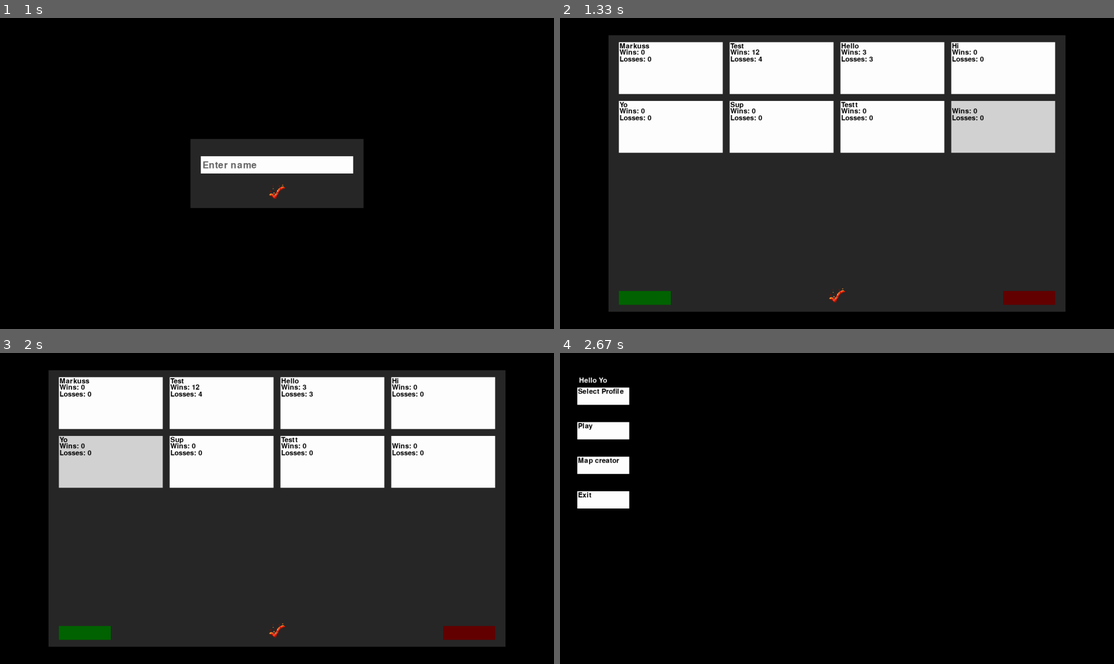
Above: before the commit, frames 1-4 (two rows, left to right).
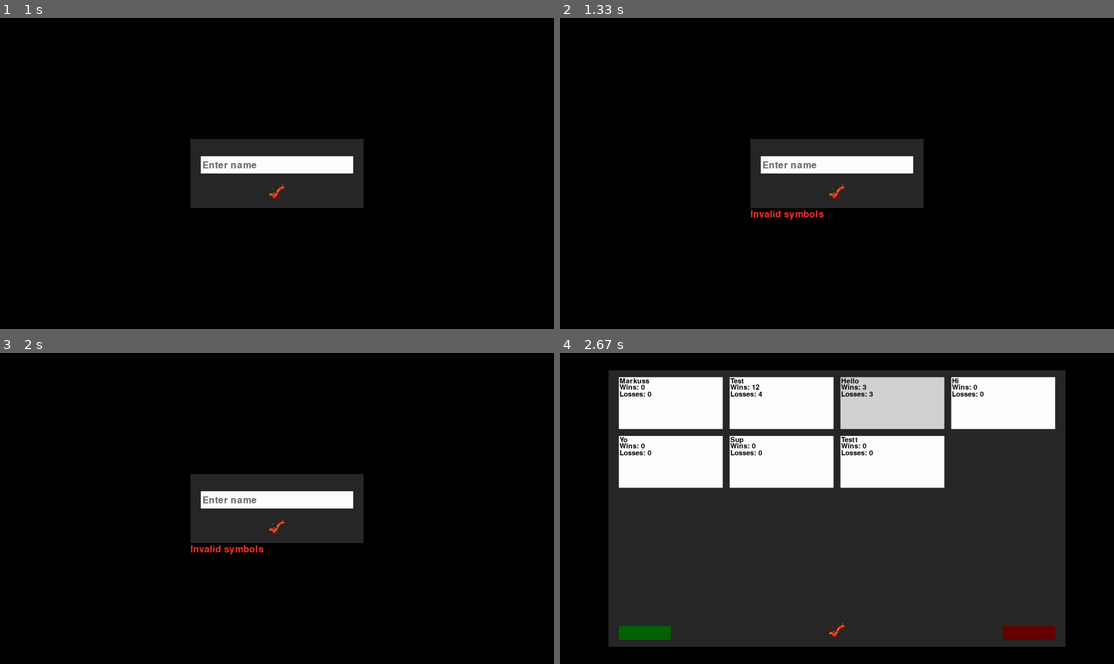
Above: after the commit, the same moments.

Repository: Markuss2b/td
Game: pygame game, started from main.py
The game is run twice, just before and just after one commit, with the same random seed, the same clock (stepped at 60 frames per second) and the same inputs.
Inputs (mouse positions are in pixels of both pictures, inside the frame that each line leads up to):
- Up to frame 1 (1 s): click "Select Profile" at 0.38 s; click (83, 297) at 0.72 s
- Up to frame 2 (1.33 s): click (837, 192) at 1.05 s
- Up to frame 3 (2 s): click (277, 499) at 1.38 s, where only the run after the commit has a clickable "Enter name"; click (105, 461) at 1.72 s
- Up to frame 4 (2.67 s): tap Esc at 2 s; click (848, 402) at 2.38 s

Frame 1 is identical in both runs. In frame 2, 69% of the frame differs, in the area x 8-92%, y 5-95%; in frame 3, 69%; in frame 4, 74%, in the area x 3-92%, y 5-95%.

Commit message:
Added flipping pages for Obstacles, Tiles. Limited amount of Profiles, Added error messages for Profile creation, Fixed Obstacle and Profile menus

Diff:
--- a/td_map_creator.py
+++ b/td_map_creator.py
@@ -61,6 +61,8 @@
         self.selected_style = "Red"
 
         self.grid = False
+
+        self.page = 1
 
         self.font = pygame.font.SysFont(None, 20)
 
@@ -211,6 +213,7 @@
                         self.load_map_menu = False
                         self.load_tile_menu = False
                         self.load_obstacle_menu = False
+                        self.page = 1
 
                         # Without this click would stay TRUE (if clicked on anything) and would click on anything hovered after closing the POP-UP
                         self.click = False
@@ -549,21 +552,30 @@
         base_x = tile_menu_left + 20
         base_y = tile_menu_top + 20
 
+        loop = 0
+
         for key in self.all_tile_types.keys():
-            for tile_type in self.all_tile_types.get(key):
-                tile_type_rect = pygame.Rect(base_x, base_y, self.tile_size, self.tile_size)
-
-                # Draws the tile type images
-                draw_img_on_rect(self.screen, f'images/Tiles/{key}/{tile_type}', base_x, base_y, self.tile_size, self.tile_size)
-
-                # Example = [[Rect, Type], [Rect, Type]]
-                all_tile_type_rect.append([tile_type_rect, tile_type])
-
-                base_x += self.tile_size + 20
-            base_y += self.tile_size + 20
-            base_x = tile_menu_left + 20
+
+            if loop+1 > self.page * 5:
+                break
+            elif loop+1 > (self.page - 1) * 5:
+                for tile_type in self.all_tile_types.get(key):
+                    tile_type_rect = pygame.Rect(base_x, base_y, self.tile_size, self.tile_size)
+
+                    # Draws the tile type images
+                    draw_img_on_rect(self.screen, f'images/Tiles/{key}/{tile_type}', base_x, base_y, self.tile_size, self.tile_size)
+
+                    # Example = [[Rect, Type], [Rect, Type]]
+                    all_tile_type_rect.append([tile_type_rect, tile_type])
+
+                    base_x += self.tile_size + 20
+                base_y += self.tile_size + 20
+                base_x = tile_menu_left + 20
+            loop += 1
 
         checkmark_rect = draw_checkmark_on_menu(self.screen, tile_menu)
+
+        self.change_page(checkmark_rect, len(self.all_tile_types) * 5)
 
         self.select_menu_functionality(self.selected_view_mode, all_tile_type_rect, tile_menu,checkmark_rect)
 
@@ -581,24 +593,29 @@
         base_y = obstacle_menu_top + 20
 
         for i in range(len(self.all_obstacles)):
-            # 5 in a row
-            if (i+1) % 6 == 0:
-                base_x = obstacle_menu_left + 20
-                base_y += (i+1) / 5 * self.tile_size + 20
-
-            obstacle_name = self.all_obstacles[i]
-
-            obstacle_rect = pygame.Rect(base_x, base_y, self.tile_size, self.tile_size)
-            # Draws the obstacle images
-            draw_img_on_rect(self.screen, f'images/Obstacles/{obstacle_name}', base_x, base_y, self.tile_size, self.tile_size)
-
-            all_obstacle_rect.append([obstacle_rect, obstacle_name])
-
-            base_x += self.tile_size + 20
+
+            if i+1 > self.page * 25:
+                break
+            elif i+1 > (self.page - 1) * 25:
+                obstacle_name = self.all_obstacles[i]
+
+                obstacle_rect = pygame.Rect(base_x, base_y, self.tile_size, self.tile_size)
+                # Draws the obstacle images
+                draw_img_on_rect(self.screen, f'images/Obstacles/{obstacle_name}', base_x, base_y, self.tile_size, self.tile_size)
+
+                all_obstacle_rect.append([obstacle_rect, obstacle_name])
+
+                base_x += self.tile_size + 20
+
+                # 5 in a row
+                if (i+1) % 5 == 0:
+                    base_x = obstacle_menu_left + 20
+                    base_y += self.tile_size + 20
 
         checkmark_rect = draw_checkmark_on_menu(self.screen, obstacle_menu)
 
         self.change_obstacle_placement_method(checkmark_rect)
+        self.change_page(checkmark_rect, len(self.all_obstacles))
 
         self.select_menu_functionality(self.selected_view_mode, all_obstacle_rect, obstacle_menu, checkmark_rect)
 
@@ -628,6 +645,7 @@
                 self.load_obstacle_menu = False
                 self.load_tile_menu = False
                 self.load_map_menu = False
+                self.page = 1
 
 
     # Gets accurate UI Location for Tile
@@ -805,6 +823,25 @@
                 elif self.obstacle_placement_method == "Tile":
                     self.obstacle_placement_method = "Free"
 
+
+    def change_page(self, example_rect, len_of_all):
+        page_back = pygame.Rect(example_rect.left, example_rect.top - 90, 20, 20)
+        page_forwards = pygame.Rect(example_rect.left + 30, example_rect.top - 90, 20, 20)
+
+        pygame.draw.rect(self.screen, (255, 255, 255), page_back)
+        pygame.draw.rect(self.screen, (255, 255, 255), page_forwards)
+
+        if page_back.collidepoint(self.mx, self.my):
+            if self.click:
+                if self.page != 1 and self.page > len_of_all / 25:
+                    self.page -= 1
+
+        if page_forwards.collidepoint(self.mx, self.my):
+            if self.click:
+                if self.page < len_of_all / 25:
+                    self.page += 1
+
+
     def sort_obstacles_from_top_descending(self):
         obstacles = self.map_selected.get_obstacles()
         sorted_obstacles = sorted(obstacles , key=lambda obstacle: obstacle.get_top())
--- a/td_menu.py
+++ b/td_menu.py
@@ -1,5 +1,6 @@
 import pygame
 import os
+import re
 from OpenGL.GL import *
 from td_game import TDGame
 from td_map_creator import MapCreator
@@ -29,6 +30,7 @@
         self.selected_premade_map = None
         self.naming_new_profile = False
         self.new_profile_name = ""
+        self.error_msg = ""
 
         pygame.init()
         self.font = pygame.font.SysFont(None, 30)
@@ -119,6 +121,7 @@
                             self.load_select_map = True
                             self.load_custom_map = False
                             self.load_premade_map = False
+                        self.error_msg = ""
 
                     if self.naming_new_profile == True:
                         if event.key == pygame.K_BACKSPACE:
@@ -204,11 +207,6 @@
             name = all_profiles[i][1]
             wins = all_profiles[i][2]
             losses = all_profiles[i][3]
-
-            # 4 in a row
-            if (i+1) % 5 == 0:
-                base_x = profile_left + 30
-                base_y += 170
 
             profile_rect = pygame.Rect(base_x, base_y, 300, 150)
             # Adds a selected button effect
@@ -232,6 +230,11 @@
 
             base_x += 320
 
+            # 4 in a row
+            if (i+1) % 4 == 0:
+                base_x = profile_left + 30
+                base_y += 170
+
         return profile_rects
 
 
@@ -273,6 +276,8 @@
         else:
             draw_text(self.new_profile_name, pygame.font.SysFont(None, 50), (0, 0, 0), self.screen, new_profile_inputfield.left, new_profile_inputfield.top + 10)
 
+        draw_text(self.error_msg, pygame.font.SysFont(None, 40), (255, 50, 50), self.screen, popup_left, popup_top + popup_height + 5)
+
         checkmark_rect = draw_checkmark_on_menu(self.screen, popup)
 
         # Activating input field
@@ -286,12 +291,10 @@
         elif checkmark_rect.collidepoint(self.mx, self.my):
             if self.click:
 
-                all_profile_names = [profile[1] for profile in get_all_profiles()]
-
-                # TODO: Some info about profile already existing
-                if not self.new_profile_name in all_profile_names:
-
-                    # TODO: Allow only certain symbols
+                all_profile_names = [profile[1].upper() for profile in get_all_profiles()]
+
+                if not self.new_profile_name.upper() in all_profile_names and len(all_profile_names) < 16 and re.match(r'^[A-Za-z0-9]+$', self.new_profile_name):
+
                     # Might stop SQL injection
                     # Or might stop error
                     self.new_profile_name = self.new_profile_name.replace("'", "")
@@ -308,6 +311,13 @@
                     self.load_create_new_profile = False
                     self.load_select_profile = True
                     self.new_profile_name = ""
+                    self.error_msg = ""
+                elif self.new_profile_name.upper() in all_profile_names:
+                    self.error_msg = "Name taken"
+                elif len(all_profile_names) > 16:
+                    self.error_msg = "No free slots"
+                elif not re.match(r'^[A-Za-z0-9]+$', self.new_profile_name):
+                    self.error_msg = "Invalid symbols"
 
         elif self.click:
             self.naming_new_profile = False
Binary file added: images/Obstacles/0.png
Binary file added: images/Obstacles/1.png
Binary file added: images/Obstacles/10.png
Binary file added: images/Obstacles/11.png
Binary file added: images/Obstacles/12.png
Binary file added: images/Obstacles/13.png
Binary file added: images/Obstacles/14.png
Binary file added: images/Obstacles/15.png
Binary file added: images/Obstacles/16.png
Binary file added: images/Obstacles/17.png
Binary file added: images/Obstacles/18.png
Binary file added: images/Obstacles/19.png
(and 26 more such lines)
